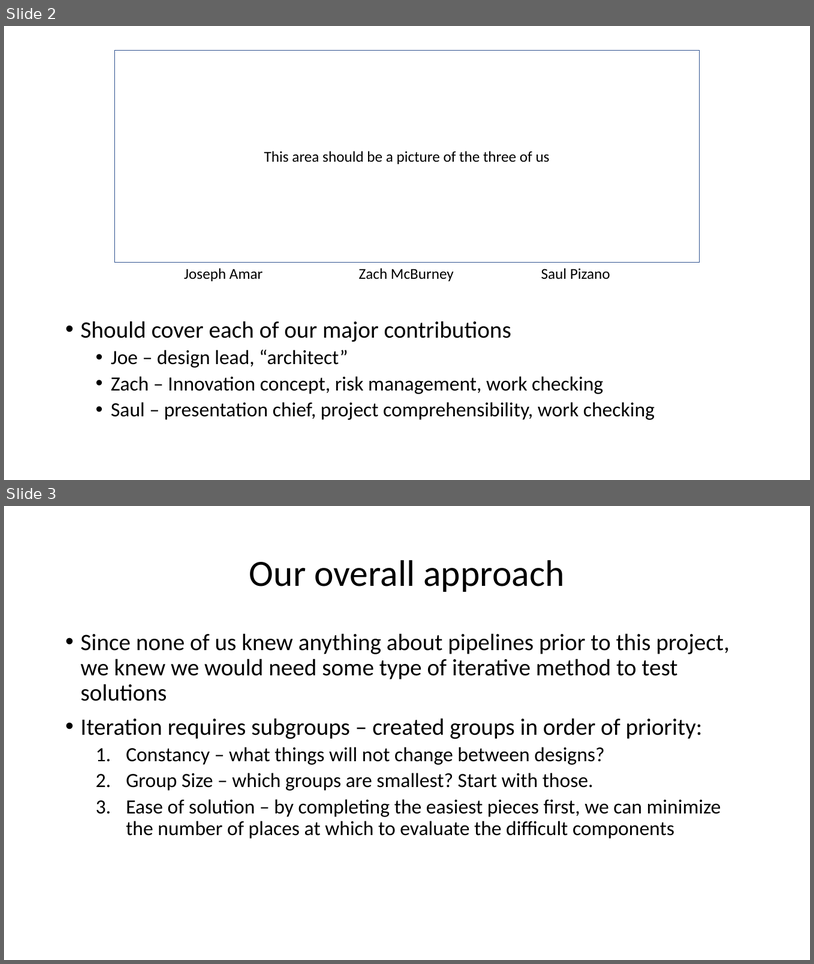
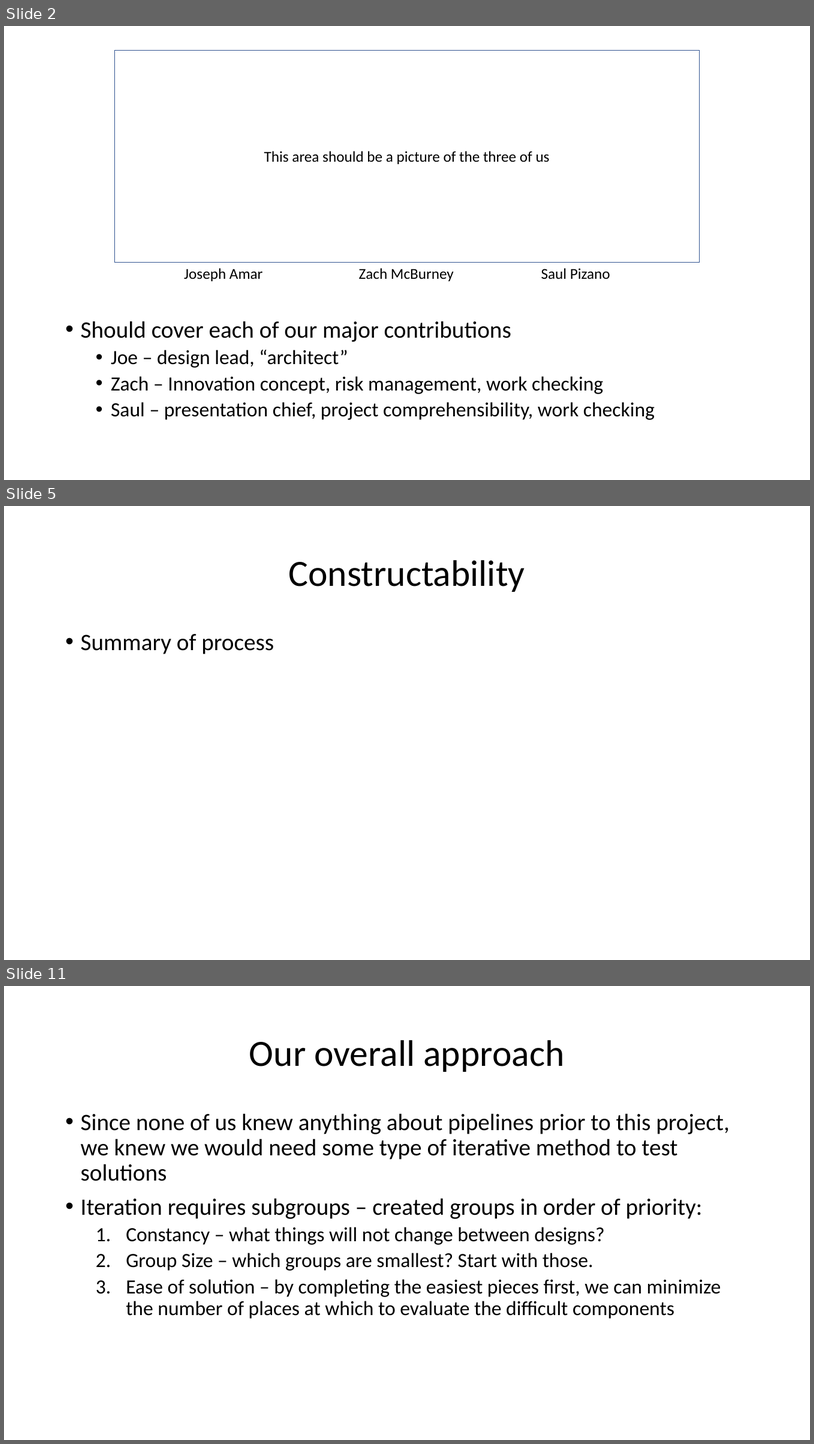
Before and after one commit to jamar1391/hello-world, a slide deck: dev/fluor/The AquaDucks/The AquaDucks Presentation.pptx. Shown one above the other, each under a label of ours: slides 2 and 3 before the commit, slides 2, 5 and 11 after it; the slides between them are not shown. The pictures are 814x964 and 814x1444 pixels, drawn with LibreOffice and Linux fonts; fonts in the diff are those of the drawing. Boxes give left, top, right and bottom in pixels: in the first picture for what was removed or moved away, otherwise in the second. Text is boxed around its words. In the diff, an @@ line names an element or a change of style, - is before the commit and + after.

```diff
--- a/dev/fluor/The AquaDucks/The AquaDucks Presentation.pptx
+++ b/dev/fluor/The AquaDucks/The AquaDucks Presentation.pptx
@@ slide 5 added at [4,506,810,960], background #FFFFFF @@
@@ title added at [289,560,525,592], 44 pt, text #000000 @@
+Constructability
@@ text added at [81,634,274,654], 28 pt, text #000000 @@
+• Summary of process
@@ what was slide 3 is now slide 11 @@
```
Also in this commit, not shown: 1 slide changed, 7 other slides added, 1 slide removed.
